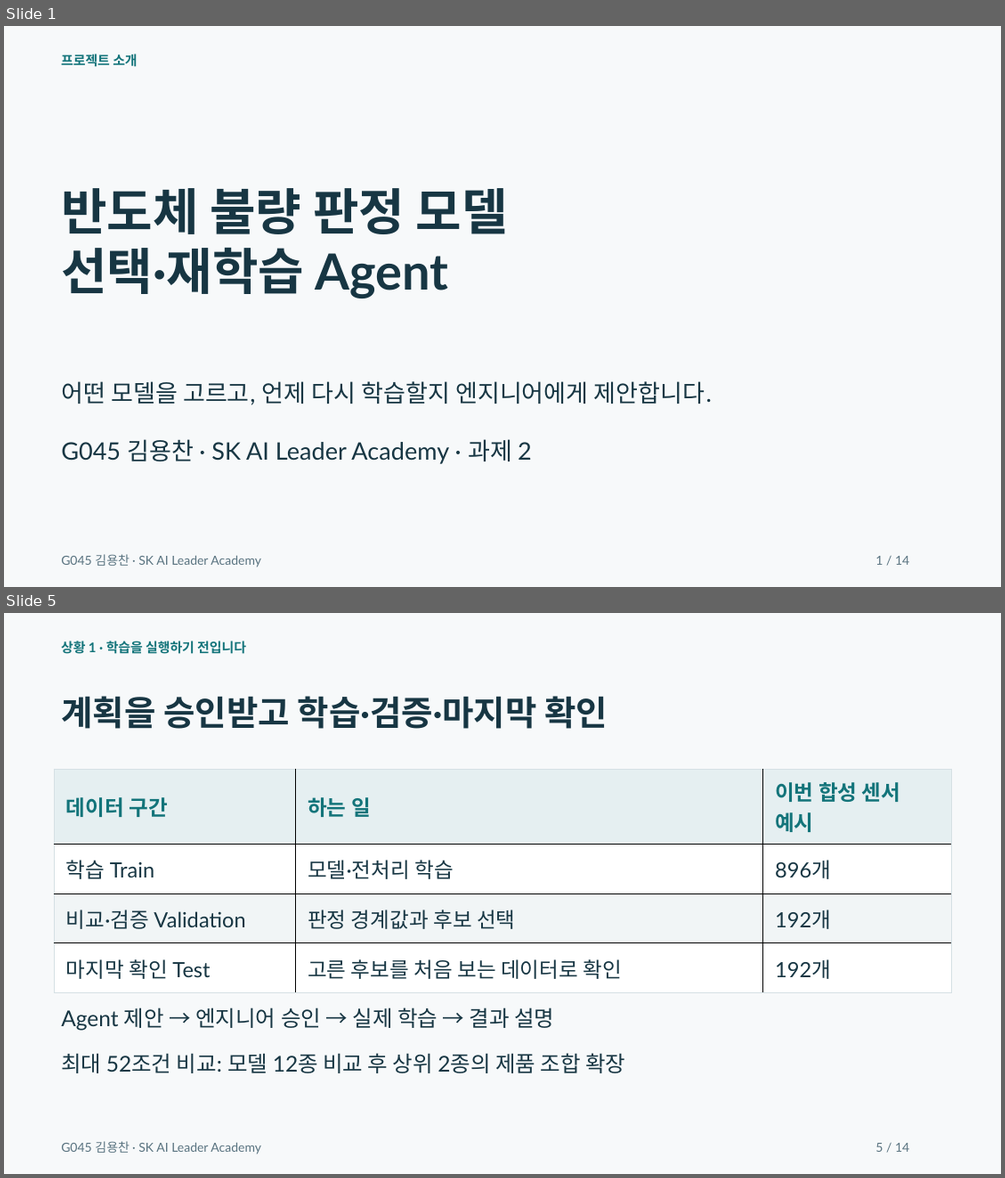
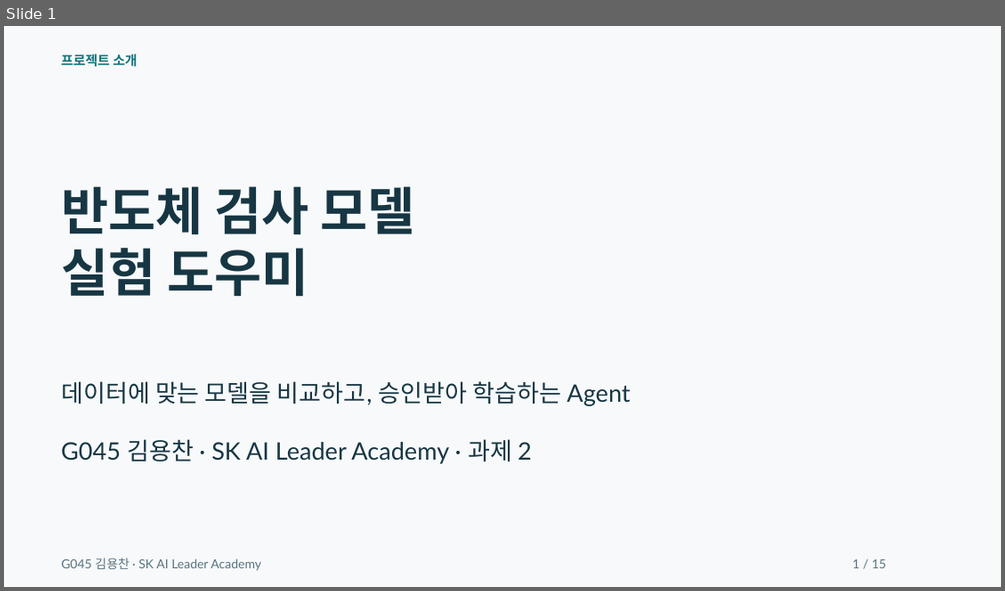
Before and after one commit to dragonchan95/Semiconductor-AI-Agent, a slide deck: docs/G045_Semiconductor_Agent.pptx. Shown one above the other, each under a label of ours: slides 1 and 5 before the commit, slide 1 after it; the slides between them are not shown. The pictures are 1005x1178 and 1005x591 pixels, drawn with LibreOffice and Linux fonts; fonts in the diff are those of the drawing. Boxes give left, top, right and bottom in pixels: in the first picture for what was removed or moved away, otherwise in the second. Text is boxed around its words. In the diff, an @@ line names an element or a change of style, - is before the commit and + after.

Commit message:
Use 60-20-20 evaluation and show the complete agent workflow

```diff
--- a/docs/G045_Semiconductor_Agent.pptx
+++ b/docs/G045_Semiconductor_Agent.pptx
@@ slide 5 removed at (4,613,1001,1174), background #F7F9FA @@
@@ text removed at (61,641,246,654) @@
-상황 1 · 학습을 실행하기 전입니다
@@ text removed at (61,696,607,729) @@
-계획을 승인받고 학습·검증·마지막 확인
@@ table removed at (54,769,952,982), 4 rows, 3 columns @@
-데이터 구간 | 하는 일 | 이번 합성 센서 예시
-학습 Train | 모델·전처리 학습 | 896개
-비교·검증 Validation | 판정 경계값과 후보 선택 | 192개
-마지막 확인 Test | 고른 후보를 처음 보는 데이터로 확인 | 192개
@@ text removed at (61,1007,554,1030) @@
-Agent 제안 → 엔지니어 승인 → 실제 학습 → 결과 설명
@@ text removed at (61,1053,625,1073) @@
-최대 52조건 비교: 모델 12종 비교 후 상위 2종의 제품 조합 확장
@@ text removed at (61,1141,261,1154) @@
-G045 김용찬 · SK AI Leader Academy
@@ text removed at (875,1143,909,1151) @@
-5 / 14
@@ slide 1 changed as well @@
@@ text at (61,186,415,297): text changed; size 48 to 49.5 pt @@
-반도체 불량 판정 모델
-선택·재학습 Agent
+반도체 검사 모델
+실험 도우미
@@ text at (61,381,630,406): text changed @@
-어떤 모델을 고르고, 언제 다시 학습할지 엔지니어에게 제안합니다.
+데이터에 맞는 모델을 비교하고, 승인받아 학습하는 Agent
@@ text "G045 김용찬 · SK AI ...": place and size @@
-text "G045 김용찬 · SK AI ..." at (61,554,261,567)
+text "G045 김용찬 · SK AI ..." at (61,557,261,571)
@@ text at (852,559,886,568): text changed @@
-1 / 14
+1 / 15
```
Also in this commit, not shown: 4 other slides changed, 10 slides added, 8 other slides removed, 30 other files.
